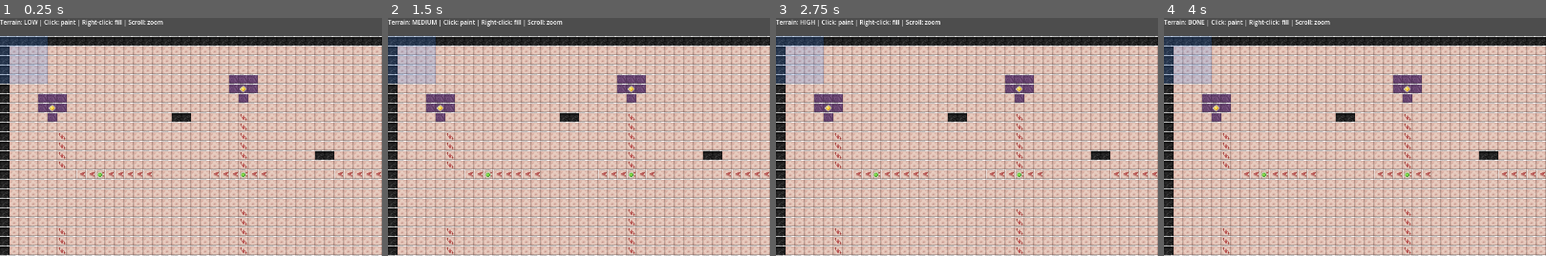
Above: before the commit, frames 1-4 (left to right).
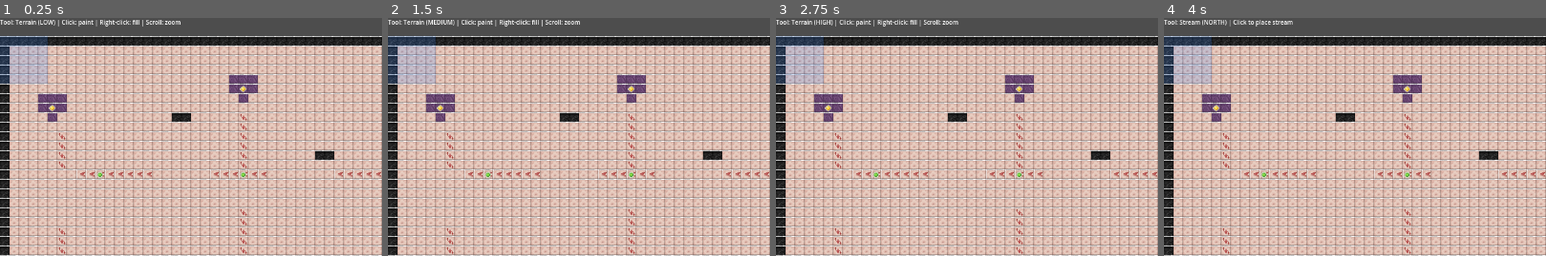
Above: after the commit, the same moments.

Repository: Habitas-Games/nano-bot
Game: Godot game, scene res://scenes/map_editor_scene.tscn
The game is run twice, just before and just after one commit, with the same random seed, the same clock (stepped at 60 frames per second) and the same inputs. This scene is started directly instead of the project's main scene.
Inputs (mouse positions are % of the whole screen's width and height, from its top left):
- Up to frame 1 (0.25 s): no input
- Up to frame 2 (1.5 s): click (82, 10) at 0.52 s; click (86, 10) at 1.27 s
- Up to frame 3 (2.75 s): click (90, 10) at 2.02 s
- Up to frame 4 (4 s): click (94, 10) at 2.77 s; click "↑" at 3.5 s
The pictures show only the part of the screen within x 0-50%, y 0-50%; the shares and areas given below are measured in that part.

The runs differ from the first frame. In frame 1, 0.6% of the frame differs, in the area x 1-48%, y 0-4%; in frame 2, 0.6%, in the area x 1-51%, y 0-4%; in frame 3, 0.6%; in frame 4, 0.5%.

Commit message:
Implement exclusive tool mode - only one active at a time
TOOL ACTIVATION:
✅ Added active_tool variable (terrain, stream, habitas, azn, zone)
✅ Terrain buttons activate terrain mode
✅ Stream buttons activate stream mode
✅ Element buttons activate their respective modes
✅ Only active tool processes input

INPUT PRIORITY:
✅ Left-click: Routes to active tool only
✅ Right-click: Flood fill works only in terrain mode
✅ When tool activates: Deactivates painting, clears brush cursor
✅ Status bar shows active tool + mode details

EXCLUSIVE MODE:
- Select terrain density → only terrain painting works
- Select stream direction → only stream placement works
- Select element type → only element placement works
- No more overlapping modes

STATUS BAR:
- 'Tool: Terrain (LOW)' when terrain active
- 'Tool: Stream (NORTH)' when stream active
- 'Tool: Place Habitas' when habitas active
- etc.

DEACTIVATION:
- _activate_tool() clears is_painting flag
- Clears brush_cursor_pos
- Queues redraw for visual update

Co-Authored-By: Claude Sonnet 4.6 <noreply@anthropic.com>

Diff:
--- a/src/ui/map_editor/map_editor.gd
+++ b/src/ui/map_editor/map_editor.gd
@@ -32,9 +32,9 @@
 var canvas_rect: Rect2 = Rect2()
 
 # Editing state (Phase 2)
+var active_tool: String = "terrain"  # "terrain", "stream", "habitas", "azn", "zone"
 var selected_density: int = Density.LOW
 var selected_stream_dir: int = StreamDir.NORTH
-var placement_mode: String = "none"  # "none", "habitas", "azn", "zone"
 var is_painting: bool = false
 var last_paint_pos: Vector2i = Vector2i(-1, -1)
 
@@ -155,6 +155,7 @@
 
 		var density_copy = density_val
 		btn.pressed.connect(func():
+			_activate_tool("terrain")
 			selected_density = density_copy
 			_update_density_buttons()
 			_update_status()
@@ -196,6 +197,7 @@
 
 		var dir_copy = dir_data["dir"]
 		btn.pressed.connect(func():
+			_activate_tool("stream")
 			selected_stream_dir = dir_copy
 			_update_stream_buttons()
 			_update_status()
@@ -222,7 +224,7 @@
 		btn.custom_minimum_size = Vector2(0, 28)
 		var mode_name = elem_data["name"]
 		btn.pressed.connect(func():
-			placement_mode = mode_name
+			_activate_tool(mode_name)
 			_update_status()
 		)
 		panel.add_child(btn)
@@ -532,7 +534,7 @@
 			get_tree().root.set_input_as_handled()
 			return
 
-		# Left click: paint, stream, or element placement
+		# Left click: tool-dependent action
 		if event.button_index == MOUSE_BUTTON_LEFT and event.pressed:
 			var local_pos = event.position
 			if _is_in_canvas(local_pos):
@@ -540,17 +542,21 @@
 				var grid_y = int((local_pos.y - cy + scroll_y) / (CELL_SIZE * zoom))
 
 				if grid_x >= 0 and grid_x < map_width and grid_y >= 0 and grid_y < map_height:
-					# Stream placement mode
-					if selected_stream_dir != StreamDir.NONE:
-						_save_state()
-						var idx = grid_y * map_width + grid_x
-						cells[idx]["stream_dir"] = selected_stream_dir
-						queue_redraw()
-						get_tree().root.set_input_as_handled()
-						return
-
-					# Element placement mode
-					match placement_mode:
+					match active_tool:
+						"terrain":
+							is_painting = true
+							last_paint_pos = Vector2i(grid_x, grid_y)
+							_save_state()
+							_paint_cell(grid_x, grid_y)
+							get_tree().root.set_input_as_handled()
+							return
+						"stream":
+							_save_state()
+							var idx = grid_y * map_width + grid_x
+							cells[idx]["stream_dir"] = selected_stream_dir
+							queue_redraw()
+							get_tree().root.set_input_as_handled()
+							return
 						"habitas":
 							_save_state()
 							habitas_points.append(Vector2i(grid_x, grid_y))
@@ -567,21 +573,14 @@
 							# Zone placement will be drag-based (not implemented yet)
 							pass
 
-					# Default: terrain painting mode
-					is_painting = true
-					last_paint_pos = Vector2i(grid_x, grid_y)
-					_paint_cell(grid_x, grid_y)
-					get_tree().root.set_input_as_handled()
-					return
-
 		# Left release
 		if event.button_index == MOUSE_BUTTON_LEFT and not event.pressed:
 			is_painting = false
 			brush_cursor_pos = Vector2i(-1, -1)
 			queue_redraw()
 
-		# Right click: flood fill
-		if event.button_index == MOUSE_BUTTON_RIGHT and event.pressed:
+		# Right click: flood fill (terrain tool only)
+		if event.button_index == MOUSE_BUTTON_RIGHT and event.pressed and active_tool == "terrain":
 			var local_pos = event.position
 			if _is_in_canvas(local_pos):
 				var grid_x = int((local_pos.x - cx + scroll_x) / (CELL_SIZE * zoom))
@@ -722,19 +721,38 @@
 
 func _update_status() -> void:
 	var status = ""
-	match placement_mode:
+	match active_tool:
+		"terrain":
+			var density_name = _density_to_string(selected_density).to_upper()
+			status = "Tool: Terrain (%s) | Click: paint | Right-click: fill | Scroll: zoom" % density_name
+		"stream":
+			var dir_name = _stream_dir_to_name(selected_stream_dir)
+			status = "Tool: Stream (%s) | Click to place stream" % dir_name
 		"habitas":
-			status = "Mode: Place Habitas | Click to place, drag to move"
+			status = "Tool: Place Habitas | Click to place"
 		"azn":
-			status = "Mode: Place AZN | Click to place, drag to move"
+			status = "Tool: Place AZN | Click to place"
 		"zone":
-			status = "Mode: Place Zone | Drag to create"
-		_:
-			var density_name = _density_to_string(selected_density).to_upper()
-			status = "Terrain: %s | Click: paint | Right-click: fill | Scroll: zoom" % density_name
+			status = "Tool: Place Zone | Drag to create rectangle"
 
 	if status_label:
 		status_label.text = status
+
+func _stream_dir_to_name(dir: int) -> String:
+	match dir:
+		StreamDir.NORTH: return "NORTH"
+		StreamDir.SOUTH: return "SOUTH"
+		StreamDir.EAST: return "EAST"
+		StreamDir.WEST: return "WEST"
+	return "NONE"
+
+func _activate_tool(tool_name: String) -> void:
+	"""Activate a tool exclusively - deactivates all other tools"""
+	active_tool = tool_name
+	is_painting = false
+	brush_cursor_pos = Vector2i(-1, -1)
+	_update_status()
+	queue_redraw()
 
 func _show_load_dialog() -> void:
 	var dir = DirAccess.open("res://maps/")
